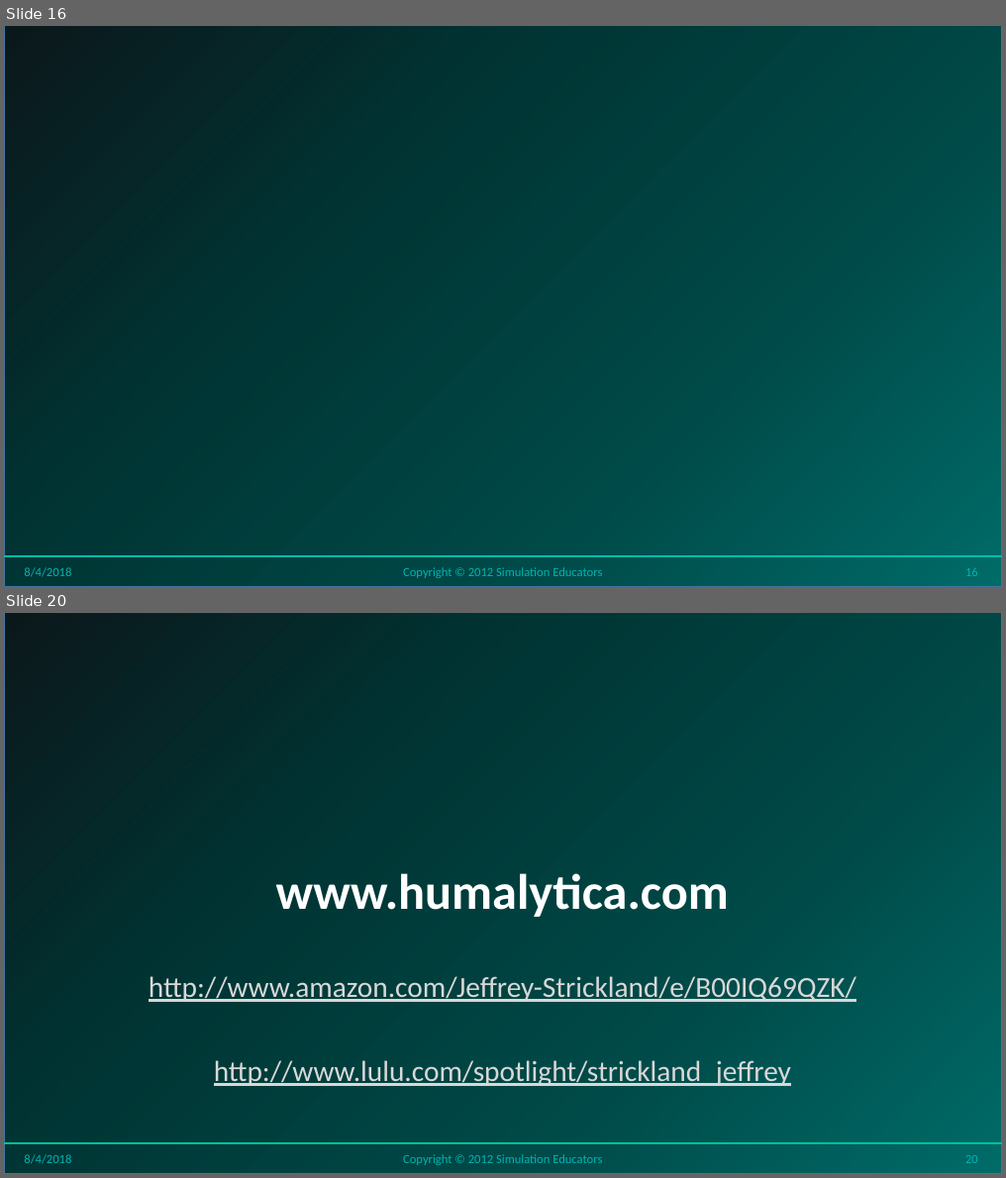
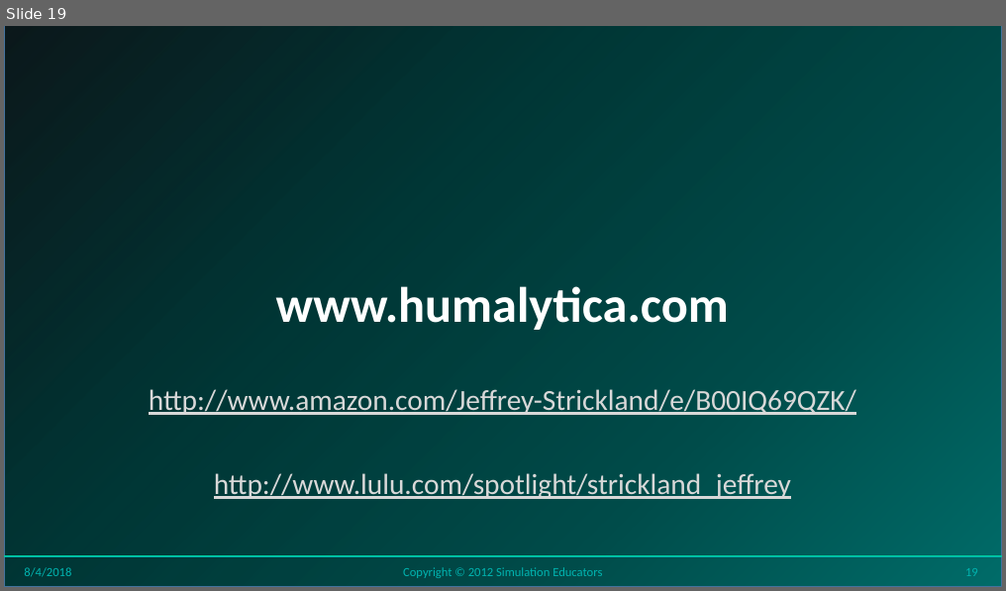
Before and after one commit to stricje1/VIT_University, a slide deck: Predictive_Modeling/PPT/Seminar 12 - Text Mining.pptx. Shown one above the other, each under a label of ours: slides 16 and 20 before the commit, slide 19 after it; the slides between them are not shown. The pictures are 1006x1178 and 1006x591 pixels, drawn with LibreOffice and Linux fonts; fonts in the diff are those of the drawing; background and template pictures are left out. Boxes give left, top, right and bottom in pixels: in the first picture for what was removed or moved away, otherwise in the second. Text is boxed around its words. In the diff, an @@ line names an element or a change of style, - is before the commit and + after.

```diff
--- a/Predictive_Modeling/PPT/Seminar 12 - Text Mining.pptx
+++ b/Predictive_Modeling/PPT/Seminar 12 - Text Mining.pptx
@@ slide 16 removed at box(4, 26, 1002, 587), background gradient #0B181B to #003736 to #004C4A to #006C69; not listed: 3 template elements that a slide beside it also shows @@
@@ text removed at box(24, 568, 71, 577) @@
-8/4/2018
@@ text removed at box(403, 568, 602, 578) @@
-Copyright © 2012 Simulation Educators
@@ page number removed at box(965, 569, 978, 576) @@
-16
@@ what was slide 20 is now slide 19 @@
@@ page number at box(965, 569, 978, 576): text changed @@
-20
+19
```
Also in this commit, not shown: 17 slides changed, 3 other files.
